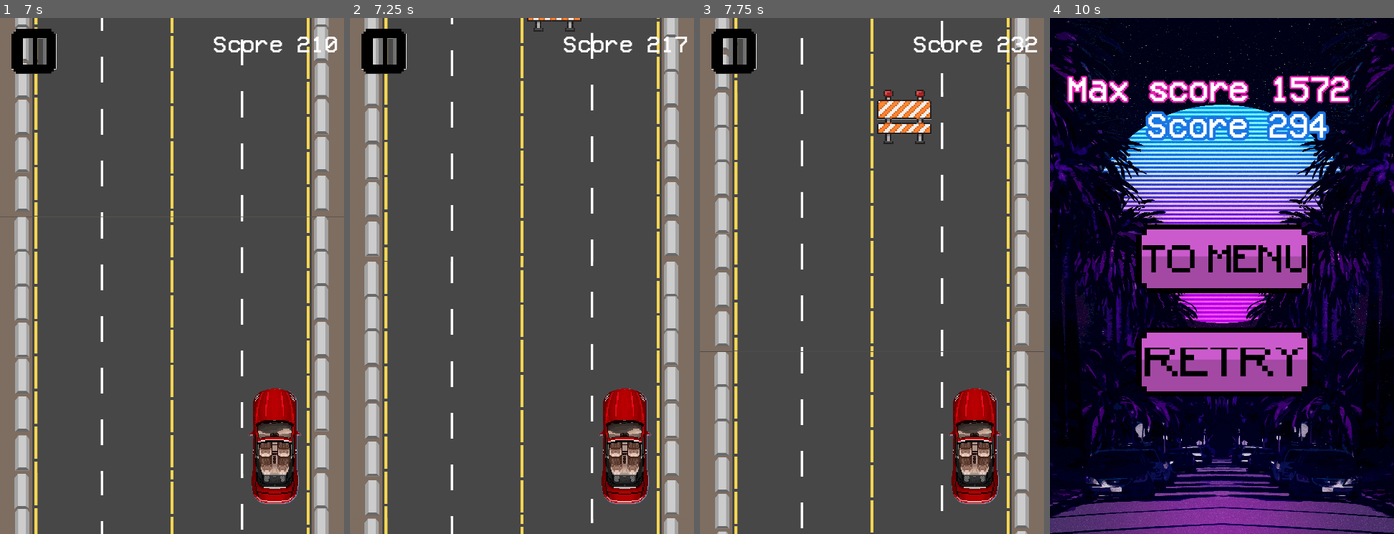
Above: before the commit, frames 1-4 (left to right).
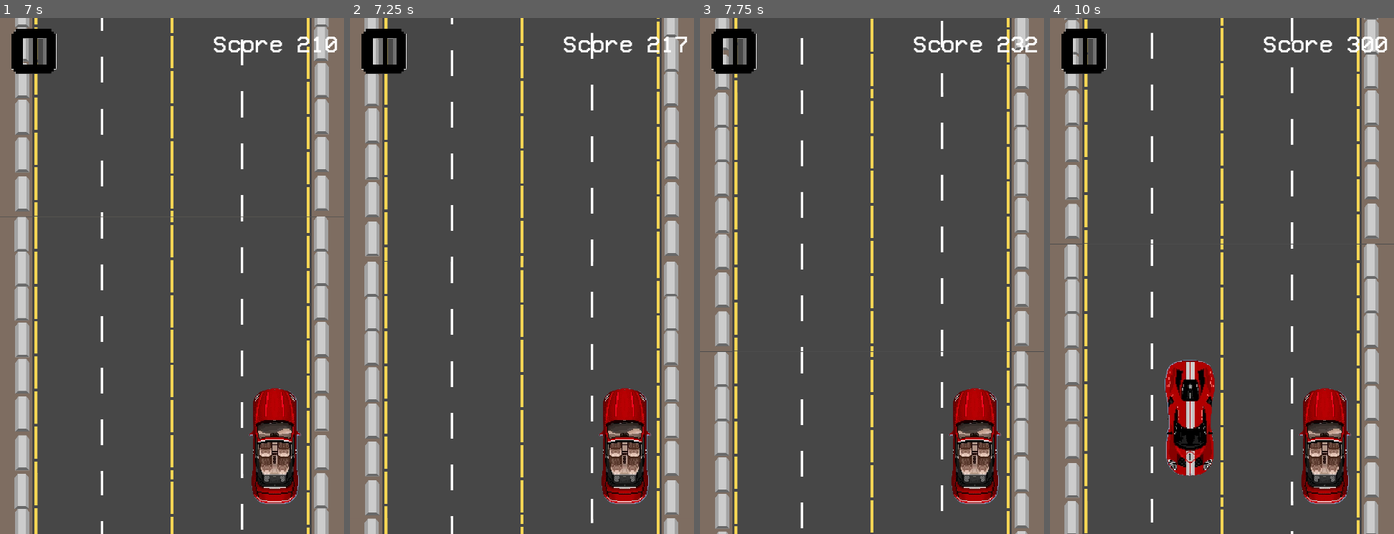
Above: after the commit, the same moments.

Repository: Maxsonin/Race-Game-for-Hackathon
Game: Godot game, scene res://scene/main/main.tscn
Two runs of this game, one before a commit and one after it. Both use one fixed random seed, a clock stepped at 60 frames per second and the inputs below. This scene is started directly instead of the project's main scene.
Inputs:
- Up to frame 1 (7 s): hold D (MoveRight) 0.53-1.28 s; hold A (MoveLeft) 1.28-2.03 s; hold D (MoveRight) 2.03-3.53 s; hold A (MoveLeft) 3.53-5.78 s; hold D (MoveRight) from 5.78 s (still down)
- Up to frame 2 (7.25 s): keep holding D (MoveRight)
- Up to frame 3 (7.75 s): keep holding D (MoveRight)
- Up to frame 4 (10 s): release D (MoveRight) at 8.03 s; hold A (MoveLeft) 8.03-9.53 s; hold D (MoveRight) from 9.53 s (still down)

Frame 1 is identical in both runs. In frame 2, 0.2% of the frame differs, in the area x 51-68%, y 0-3%; in frame 3, 1.1%; in frame 4, 99%, in the area x 0-100%, y 0-100%.

Commit message:
sign now moves slower

Diff:
--- a/obstacles/car_obstacle.tscn
+++ b/obstacles/car_obstacle.tscn
@@ -1,7 +1,8 @@
-[gd_scene load_steps=4 format=3 uid="uid://c7ecwvcki3wrx"]
+[gd_scene load_steps=5 format=3 uid="uid://c7ecwvcki3wrx"]
 
 [ext_resource type="PackedScene" uid="uid://cfeb1uffw13xb" path="res://obstacles/obstacle_base.tscn" id="1_djyy2"]
 [ext_resource type="Texture2D" uid="uid://bwt8tv8nv7pdt" path="res://imgs/cars/car_2.png" id="2_5rsm5"]
+[ext_resource type="Script" path="res://components/move_component.gd" id="3_tt7yh"]
 
 [sub_resource type="CapsuleShape2D" id="CapsuleShape2D_y4cwl"]
 height = 52.0
@@ -13,8 +14,9 @@
 scale = Vector2(0.15, 0.15)
 texture = ExtResource("2_5rsm5")
 
-[node name="MoveComponent" parent="." index="1" node_paths=PackedStringArray("actor")]
-actor = NodePath("..")
-
 [node name="CollisionShape2D" parent="Area2D" index="0"]
 shape = SubResource("CapsuleShape2D_y4cwl")
+
+[node name="MoveComponent" type="Node" parent="." index="2" node_paths=PackedStringArray("actor")]
+script = ExtResource("3_tt7yh")
+actor = NodePath("..")
--- a/obstacles/obstacle_base.tscn
+++ b/obstacles/obstacle_base.tscn
@@ -1,14 +1,9 @@
-[gd_scene load_steps=2 format=3 uid="uid://cfeb1uffw13xb"]
-
-[ext_resource type="Script" path="res://components/move_component.gd" id="1_wsscc"]
+[gd_scene format=3 uid="uid://cfeb1uffw13xb"]
 
 [node name="ObstacleBase" type="Node2D"]
 
 [node name="Sprite2D" type="Sprite2D" parent="."]
 
-[node name="MoveComponent" type="Node" parent="."]
-script = ExtResource("1_wsscc")
-
 [node name="Area2D" type="Area2D" parent="."]
 
 [node name="CollisionShape2D" type="CollisionShape2D" parent="Area2D"]
--- a/obstacles/sign_obstacle.tscn
+++ b/obstacles/sign_obstacle.tscn
@@ -1,7 +1,8 @@
-[gd_scene load_steps=4 format=3 uid="uid://di42gx55ot2rl"]
+[gd_scene load_steps=5 format=3 uid="uid://di42gx55ot2rl"]
 
 [ext_resource type="PackedScene" uid="uid://cfeb1uffw13xb" path="res://obstacles/obstacle_base.tscn" id="1_t85h3"]
 [ext_resource type="Texture2D" uid="uid://h5hcnlrdvgmn" path="res://imgs/obstacles/obstacle_1.png" id="2_6uj0a"]
+[ext_resource type="Script" path="res://obstacles/SignMoveComponent.gd" id="3_tv15r"]
 
 [sub_resource type="RectangleShape2D" id="RectangleShape2D_s8w6i"]
 size = Vector2(24, 21)
@@ -12,9 +13,10 @@
 scale = Vector2(0.03, 0.03)
 texture = ExtResource("2_6uj0a")
 
-[node name="MoveComponent" parent="." index="1" node_paths=PackedStringArray("actor")]
-actor = NodePath("..")
-
 [node name="CollisionShape2D" parent="Area2D" index="0"]
 position = Vector2(0, 0.5)
 shape = SubResource("RectangleShape2D_s8w6i")
+
+[node name="SignMoveComponent" type="Node" parent="." index="2" node_paths=PackedStringArray("actor")]
+script = ExtResource("3_tv15r")
+actor = NodePath("..")
